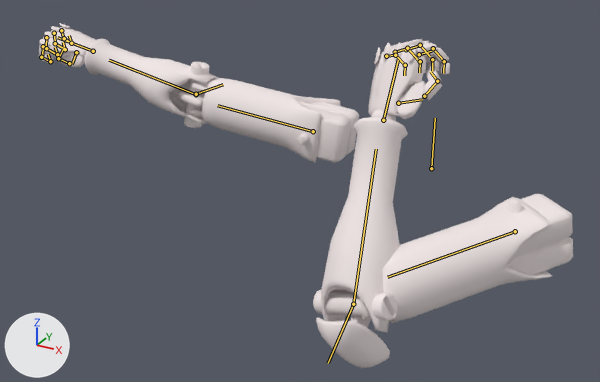
The Blender file Assets/Meshes/Armyv6Animated.blend as it was, and as the next commit left it.
One viewpoint serves both versions: a camera (50 mm lens) standing at (4.82, -15.22, 5.68) and looking at (-2.02, -2.79, -0.54). Arrows for +X, +Y and +Z are at lower left; the lights stay in place. Both versions are drawn at frame 3 of the action 'A1_Punching'; the numbers are the values there. The bones that bend it are drawn over the model as lines.

Names of what the first picture shows: 'ForeArm', 'ForeArmR'.
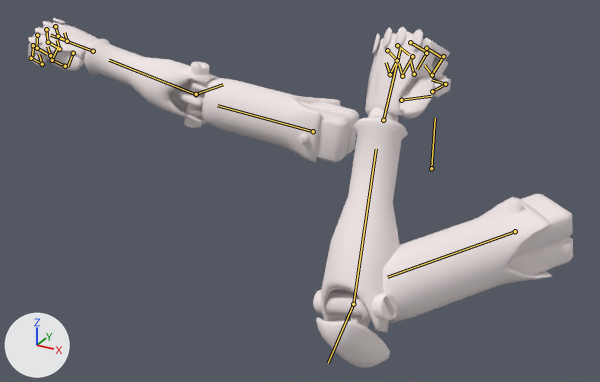
Changed parts and their boxes [x1, y1, x2, y2] in the pictures (600 x 382 px):
'ForeArm', posed: before [313, 39, 573, 368]; after [313, 27, 573, 368]
'ForeArmR', posed: before [39, 23, 359, 163]; after [28, 18, 359, 163]
bone 'RHand', root to tip: before (93, 51) to (57, 37); after (93, 51) to (50, 35)
bone 'LHand', root to tip: before (383, 120) to (398, 60); after (383, 120) to (400, 48)
bone 'LFinger', root to tip: before (419, 54) to (431, 51); after (426, 48) to (441, 57)
bone 'LFinger.001', root to tip: before (433, 48) to (443, 60); after (443, 56) to (432, 73)
bone 'LFinger.002', root to tip: before (444, 61) to (443, 73); after (432, 75) to (424, 65)
bone 'LFinger.003', root to tip: before (406, 49) to (418, 46); after (410, 42) to (425, 51)
bone 'LFinger.004', root to tip: before (420, 45) to (430, 56); after (426, 53) to (417, 69)
bone 'LFinger.005', root to tip: before (432, 59) to (432, 71); after (414, 74) to (410, 61)
bone 'LFinger.006', root to tip: before (395, 52) to (405, 49); after (397, 45) to (409, 54)
bone 'LFinger.007', root to tip: before (407, 48) to (418, 60); after (412, 56) to (402, 74)
bone 'LFinger.008', root to tip: before (420, 61) to (419, 72); after (402, 76) to (398, 63)
bone 'LFinger.009', root to tip: before (386, 56) to (395, 55); after (387, 50) to (396, 59)
bone 'LFinger.010', root to tip: before (395, 55) to (405, 65); after (397, 60) to (390, 74)
bone 'LFinger.011', root to tip: before (405, 65) to (404, 75); after (390, 74) to (386, 62)
bone 'LThumbPad', root to tip: before (398, 103) to (422, 99); after (401, 100) to (431, 96)
bone 'LThumb', root to tip: before (424, 96) to (437, 81); after (432, 91) to (445, 84)
bone 'LThumb.001', root to tip: before (437, 81) to (430, 71); after (445, 84) to (431, 79)

The change, as a diff of the scene's bpy script:
```diff
--- a/Assets/Meshes/Armyv6Animated.blend.py
+++ b/Assets/Meshes/Armyv6Animated.blend.py
@@ bone_rhand @@
 bone_rhand = bpy.data.objects['Armature'].pose.bones['RHand']  # child of 'RForeArm'
-bone_rhand.scale = (1.0, 1.0, 1.0)
+bone_rhand.scale = (1.2, 1.2, 1.2)
@@ bone_lhand @@
 bone_lhand = bpy.data.objects['Armature'].pose.bones['LHand']  # child of 'LForeArm'
-bone_lhand.scale = (1.0, 1.0, 1.0)
+bone_lhand.scale = (1.2, 1.2, 1.2)
@@ bone_lfinger @@
 bone_lfinger = bpy.data.objects['Armature'].pose.bones['LFinger']  # child of 'LHand'
-bone_lfinger.location = (0.0, 0.0, 0.0)
-bone_lfinger.rotation_quaternion = (0.872, 0.485, -0.059, 0.002)  # degrees (58, -6, -3)
+bone_lfinger.location = (-0.01, -0.09, 0.03)
+bone_lfinger.rotation_quaternion = (0.663, 0.746, -0.021, 0.054)  # degrees (97, -6, 2)
@@ bone_lfinger_001 @@
 bone_lfinger_001 = bpy.data.objects['Armature'].pose.bones['LFinger.001']  # child of 'LFinger'
-bone_lfinger_001.location = (0.0, 0.0, 0.0)
-bone_lfinger_001.rotation_quaternion = (0.879, 0.477, 0.005, 0.0)  # degrees (57, 1, 0)
+bone_lfinger_001.location = (0.02, 0.0, 0.0)
+bone_lfinger_001.rotation_quaternion = (0.666, 0.691, -0.091, -0.267)  # degrees (88, 14, -30)
@@ bone_lfinger_002 @@
 bone_lfinger_002 = bpy.data.objects['Armature'].pose.bones['LFinger.002']  # child of 'LFinger.001'
-bone_lfinger_002.rotation_quaternion = (0.897, 0.442, 0.0, 0.0)  # degrees (52, 0, 0)
+bone_lfinger_002.rotation_quaternion = (0.6, 0.728, 0.079, -0.322)  # degrees (95, 34, -19)
@@ bone_lfinger_003 @@
 bone_lfinger_003 = bpy.data.objects['Armature'].pose.bones['LFinger.003']  # child of 'LHand'
-bone_lfinger_003.location = (0.0, 0.0, 0.0)
-bone_lfinger_003.rotation_quaternion = (0.872, 0.485, -0.059, 0.002)  # degrees (58, -6, -3)
+bone_lfinger_003.location = (-0.01, -0.09, 0.03)
+bone_lfinger_003.rotation_quaternion = (0.663, 0.746, -0.021, 0.054)  # degrees (97, -6, 2)
@@ bone_lfinger_004 @@
 bone_lfinger_004 = bpy.data.objects['Armature'].pose.bones['LFinger.004']  # child of 'LFinger.003'
-bone_lfinger_004.location = (0.0, 0.0, 0.0)
-bone_lfinger_004.rotation_quaternion = (0.879, 0.477, 0.005, 0.0)  # degrees (57, 1, 0)
+bone_lfinger_004.location = (0.03, 0.0, 0.0)
+bone_lfinger_004.rotation_quaternion = (0.636, 0.754, -0.096, -0.131)  # degrees (99, 4, -18)
@@ bone_lfinger_005 @@
 bone_lfinger_005 = bpy.data.objects['Armature'].pose.bones['LFinger.005']  # child of 'LFinger.004'
-bone_lfinger_005.rotation_quaternion = (0.897, 0.442, 0.0, 0.0)  # degrees (52, 0, 0)
+bone_lfinger_005.rotation_quaternion = (0.512, 0.855, 0.033, -0.068)  # degrees (118, 9, -1)
@@ bone_lfinger_006 @@
 bone_lfinger_006 = bpy.data.objects['Armature'].pose.bones['LFinger.006']  # child of 'LHand'
-bone_lfinger_006.location = (0.0, 0.0, 0.0)
-bone_lfinger_006.rotation_quaternion = (0.872, 0.487, 0.044, 0.002)  # degrees (58, 4, 3)
+bone_lfinger_006.location = (0.01, -0.09, 0.03)
+bone_lfinger_006.rotation_quaternion = (0.663, 0.734, 0.136, 0.054)  # degrees (97, 6, 16)
@@ bone_lfinger_007 @@
 bone_lfinger_007 = bpy.data.objects['Armature'].pose.bones['LFinger.007']  # child of 'LFinger.006'
-bone_lfinger_007.rotation_quaternion = (0.879, 0.477, 0.005, 0.0)  # degrees (57, 1, 0)
+bone_lfinger_007.rotation_quaternion = (0.636, 0.769, -0.049, -0.041)  # degrees (101, 0, -7)
@@ bone_lfinger_008 @@
 bone_lfinger_008 = bpy.data.objects['Armature'].pose.bones['LFinger.008']  # child of 'LFinger.007'
-bone_lfinger_008.rotation_quaternion = (0.897, 0.442, 0.0, 0.0)  # degrees (52, 0, 0)
+bone_lfinger_008.rotation_quaternion = (0.518, 0.855, -0.017, 0.024)  # degrees (118, -3, 0)
@@ bone_lfinger_009 @@
 bone_lfinger_009 = bpy.data.objects['Armature'].pose.bones['LFinger.009']  # child of 'LHand'
-bone_lfinger_009.location = (0.0, 0.0, 0.0)
-bone_lfinger_009.rotation_quaternion = (0.872, 0.483, 0.075, -0.005)  # degrees (58, 8, 4)
+bone_lfinger_009.location = (0.02, -0.09, 0.03)
+bone_lfinger_009.rotation_quaternion = (0.663, 0.724, 0.185, 0.039)  # degrees (97, 11, 19)
@@ bone_lfinger_010 @@
 bone_lfinger_010 = bpy.data.objects['Armature'].pose.bones['LFinger.010']  # child of 'LFinger.009'
-bone_lfinger_010.rotation_quaternion = (0.879, 0.477, -0.016, 0.0)  # degrees (57, -2, -1)
+bone_lfinger_010.rotation_quaternion = (0.639, 0.764, -0.009, 0.095)  # degrees (100, -9, 6)
@@ bone_lfinger_011 @@
 bone_lfinger_011 = bpy.data.objects['Armature'].pose.bones['LFinger.011']  # child of 'LFinger.010'
-bone_lfinger_011.rotation_quaternion = (0.897, 0.442, 0.0, 0.0)  # degrees (52, 0, 0)
+bone_lfinger_011.rotation_quaternion = (0.39, 0.53, 0.308, 0.687)  # degrees (73, -29, 99)
@@ bone_lthumbpad @@
 bone_lthumbpad = bpy.data.objects['Armature'].pose.bones['LThumbPad']  # child of 'LHand'
-bone_lthumbpad.rotation_quaternion = (0.986, 0.165, 0.0, 0.0)  # degrees (19, 0, 0)
+bone_lthumbpad.rotation_quaternion = (0.966, 0.256, 0.015, -0.031)  # degrees (30, 3, -3)
@@ bone_lthumb @@
 bone_lthumb = bpy.data.objects['Armature'].pose.bones['LThumb']  # child of 'LThumbPad'
-bone_lthumb.rotation_quaternion = (0.996, -0.088, 0.0, 0.0)  # degrees (-10, 0, 0)
+bone_lthumb.rotation_quaternion = (0.915, -0.246, -0.147, -0.284)  # degrees (-24, -24, -29)
@@ bone_lthumb_001 @@
 bone_lthumb_001 = bpy.data.objects['Armature'].pose.bones['LThumb.001']  # child of 'LThumb'
-bone_lthumb_001.rotation_quaternion = (0.976, 0.0, 0.0, 0.216)  # degrees (0, 0, 25)
+bone_lthumb_001.rotation_quaternion = (0.987, 0.054, -0.052, 0.145)  # degrees (5, -7, 16)
```
